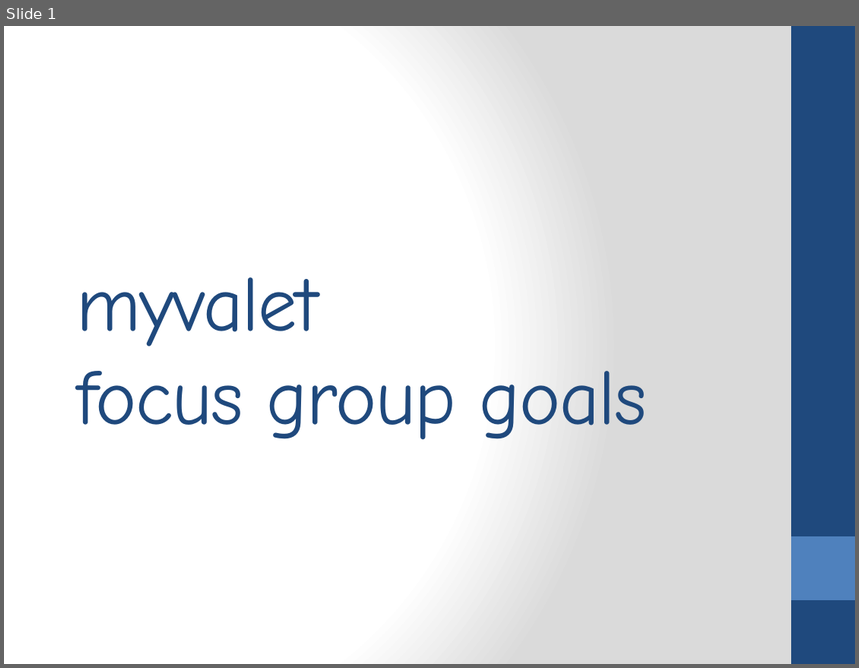
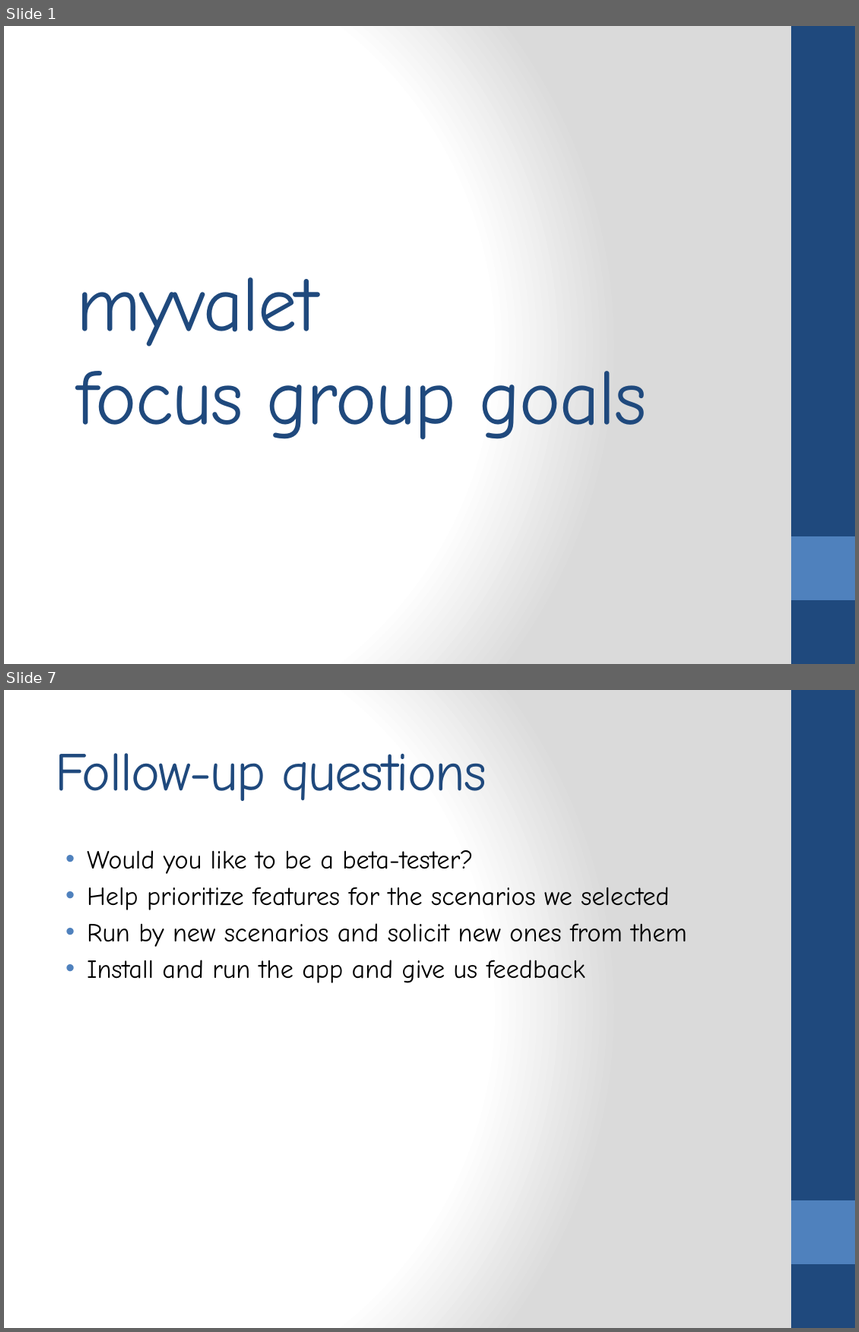
Before and after one commit to ogazitt/TaskStore, a slide deck: Docs/vision/focus group.pptx. Shown one above the other, each under a label of ours: slide 1 before the commit, slides 1 and 7 after it; the slides between them are not shown. The pictures are 859x668 and 859x1332 pixels, drawn with LibreOffice and Linux fonts; fonts in the diff are those of the drawing. Boxes give left, top, right and bottom in pixels: in the first picture for what was removed or moved away, otherwise in the second. Text is boxed around its words. In the diff, an @@ line names an element or a change of style, - is before the commit and + after.

```diff
--- a/Docs/vision/focus group.pptx
+++ b/Docs/vision/focus group.pptx
@@ slide 7 added at (4, 690, 855, 1328), background gradient #FFFFFF to #DADADA; not listed: 2 template elements that a slide beside it also shows @@
@@ title added at (55, 753, 487, 801), 46 pt, text #1F497D @@
+Follow-up questions
@@ text added at (87, 850, 686, 983), 22 pt, text #000000 @@
+• Would you like to be a beta-tester?
+• Help prioritize features for the scenarios we selected
+• Run by new scenarios and solicit new ones from them
+• Install and run the app and give us feedback
```
Also in this commit, not shown: 3 slides changed, 4 other slides added, 1 slide removed, 5 other files.
